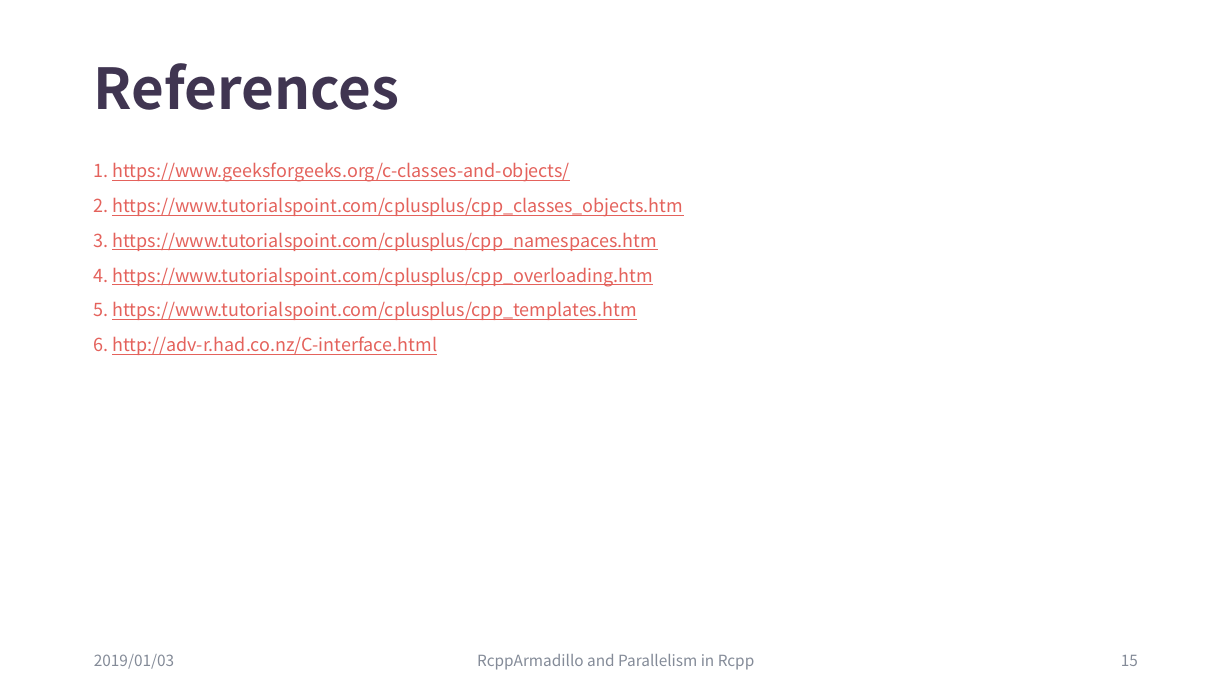
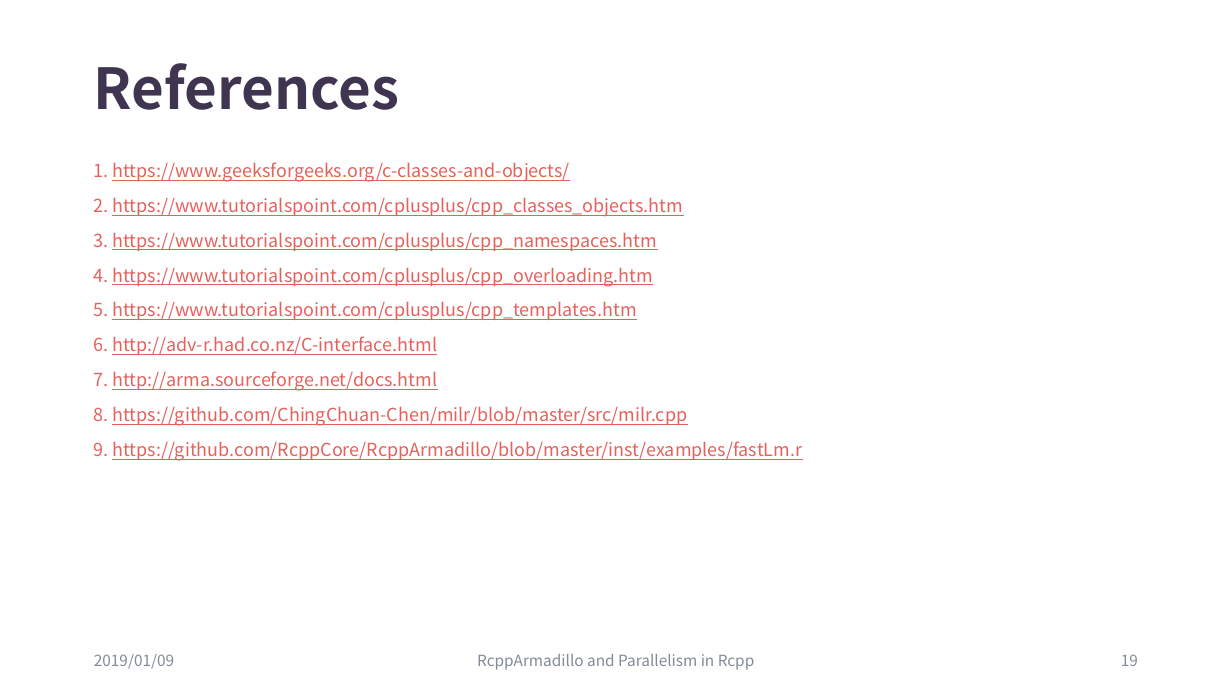
Before and after one commit to ChingChuan-Chen/Rcpp_RcppArmadillo_tutorial, a slide deck: slide 19 of leture_powerpoint_0109.pptx (slide 15 before the commit). Drawn at 1232x693 pixels with LibreOffice and Linux fonts; fonts in the diff are those of the drawing. Boxes give left, top, right and bottom in pixels: in the first picture for what was removed or moved away, otherwise in the second. Text is boxed around its words. In the diff, an @@ line names an element or a change of style, - is before the commit and + after.

Commit message:
first part of RcppArmadillo

```diff
--- a/leture_powerpoint_0109.pptx
+++ b/leture_powerpoint_0109.pptx
@@ text at <box>112,371,802,461</box>: paragraphs added @@
+7. http://arma.sourceforge.net/docs.html
+8. https://github.com/ChingChuan-Chen/milr/blob/master/src/milr.cpp
+9. https://github.com/RcppCore/RcppArmadillo/blob/master/inst/examples/fastLm.r
@@ text at <box>94,654,174,669</box>: text changed @@
-2019/01/03
+2019/01/09
@@ page number at <box>1121,654,1138,666</box>: text changed @@
-15
+19
```
Also in this commit, not shown: 13 other slides changed, 7 slides added, 4 other files.
